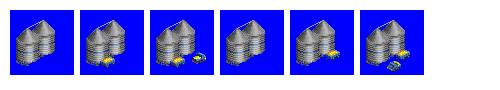
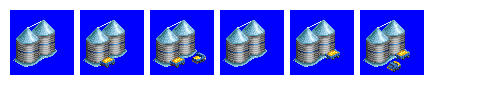
Layered file, before and after one edit (500px x 90px). Changes by layer:
added layer "snow" above "Layer 1" over (13, 20, 406, 67)
